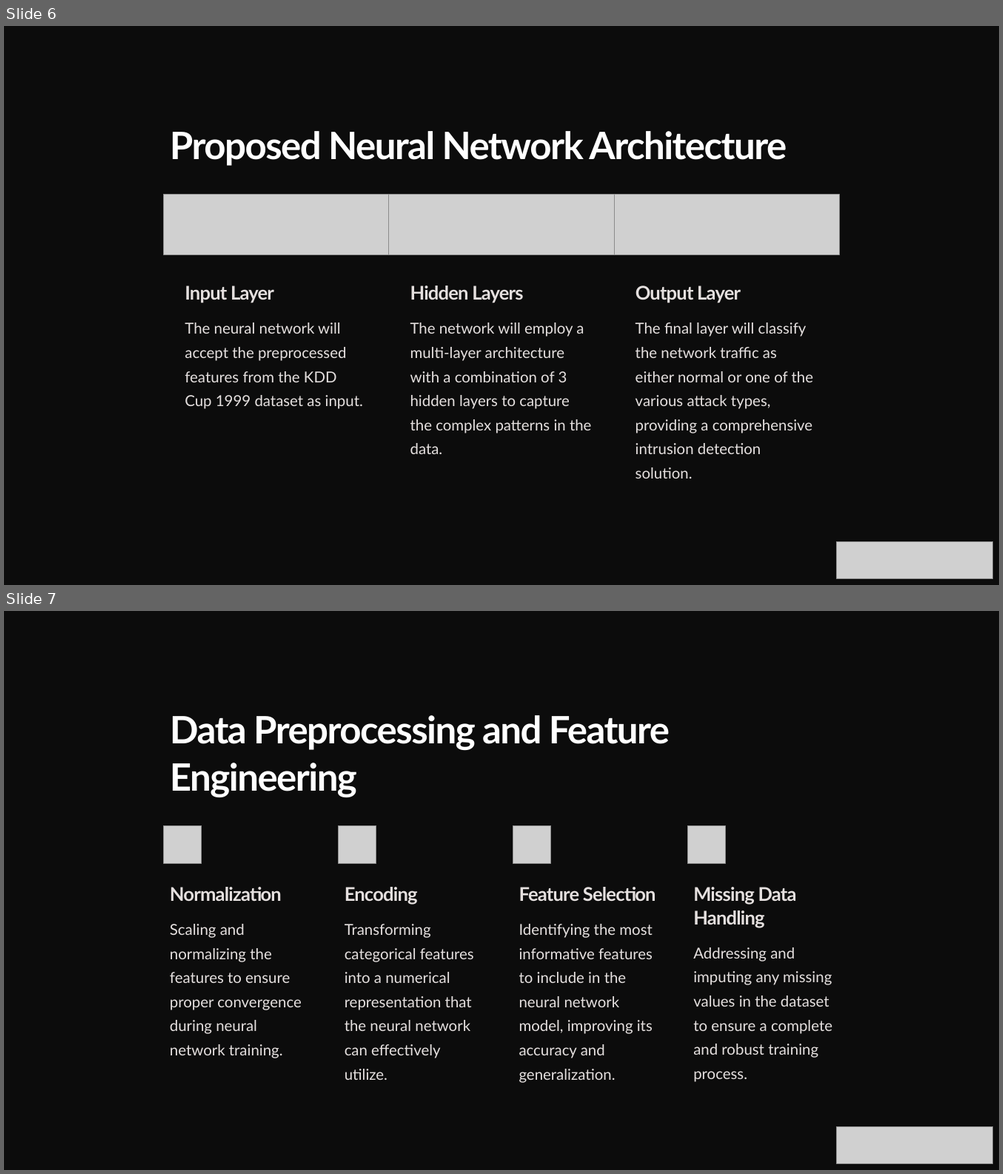
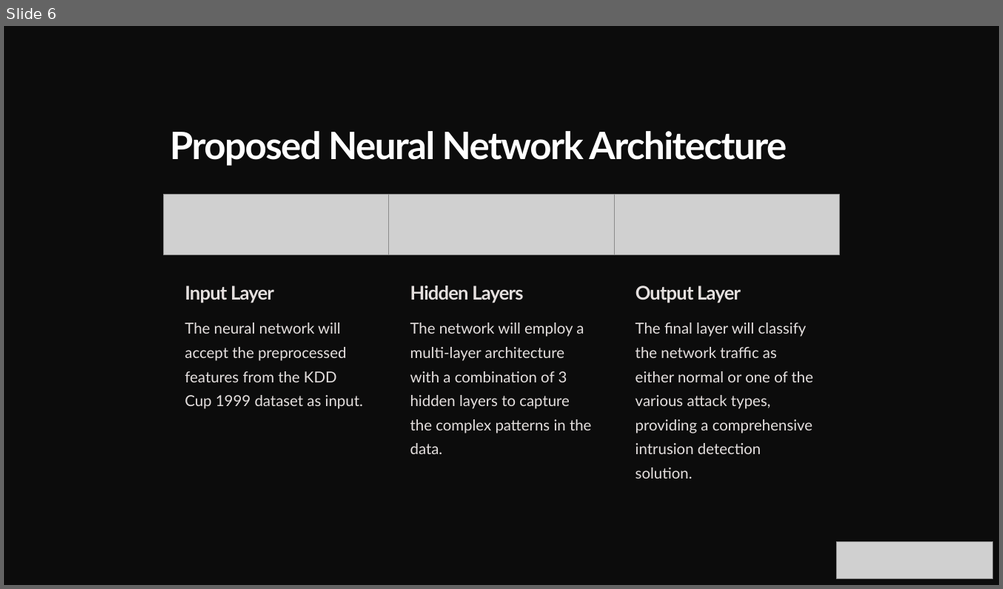
Before and after one commit to thisisarnabdas/Aegis, a slide deck: Background+literature review.pptx. Shown one above the other, each under a label of ours: slides 6 and 7 before the commit, slide 6 after it. The pictures are 1003x1174 and 1003x589 pixels, drawn with LibreOffice and Linux fonts; fonts in the diff are those of the drawing; grey boxes stand for pictures; background and template pictures are left out; a plain dark background stands for a picture behind light text. Boxes give left, top, right and bottom in pixels: in the first picture for what was removed or moved away, otherwise in the second. Text is boxed around its words. In the diff, an @@ line names an element or a change of style, - is before the commit and + after.

```diff
--- a/Background+literature review.pptx
+++ b/Background+literature review.pptx
@@ slide 7 removed at box(4, 611, 999, 1170), background picture (left out) @@
@@ rectangle removed at box(4, 611, 999, 1170) @@
@@ text removed at box(170, 715, 669, 797) @@
-Data Preprocessing and Feature Engineering
@@ picture removed at box(164, 826, 202, 863) @@
@@ picture removed at box(338, 826, 376, 863) @@
@@ picture removed at box(512, 826, 550, 863) @@
@@ picture removed at box(687, 826, 725, 863) @@
@@ text removed at box(170, 887, 282, 901) @@
-Normalization
@@ text removed at box(344, 887, 418, 905) @@
-Encoding
@@ text removed at box(519, 887, 656, 901) @@
-Feature Selection
@@ text removed at box(693, 887, 797, 928) @@
-Missing Data Handling
@@ text removed at box(170, 924, 301, 1059) @@
-Scaling and normalizing the features to ensure proper convergence during neural network training.
@@ text removed at box(344, 924, 474, 1059) @@
-Transforming categorical features into a numerical representation that the neural network can effectively utilize.
@@ text removed at box(519, 924, 652, 1083) @@
-Identifying the most informative features to include in the neural network model, improving its accuracy and generalization.
@@ text removed at box(693, 948, 832, 1082) @@
-Addressing and imputing any missing values in the dataset to ensure a complete and robust training process.
@@ picture removed at box(836, 1127, 993, 1165) @@
```
Also in this commit, not shown: 1 slide changed, 1 other slide removed.
